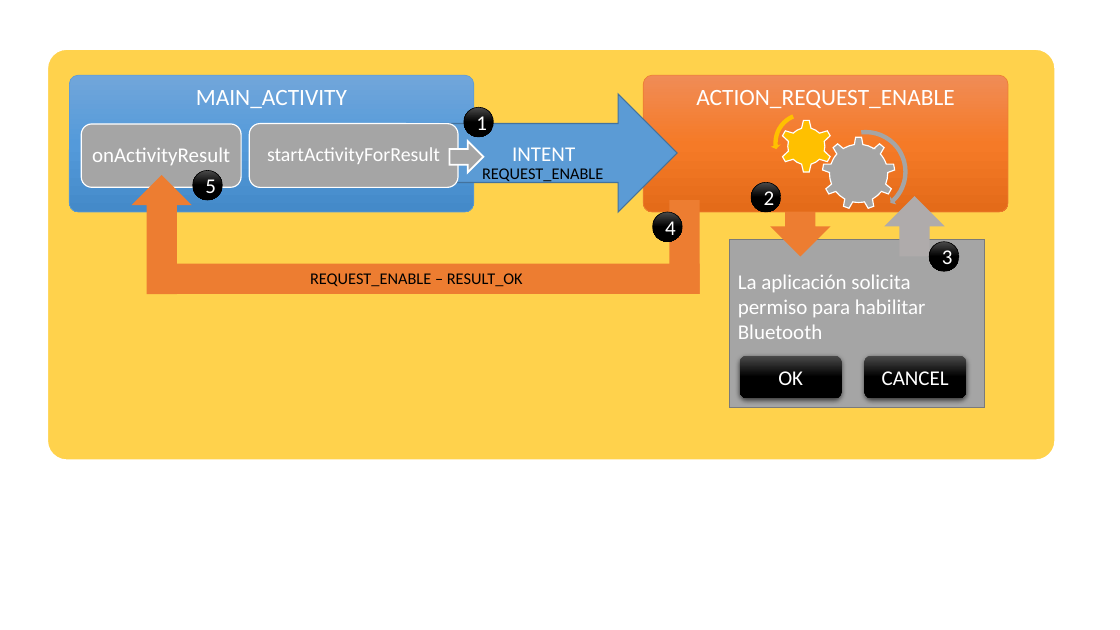
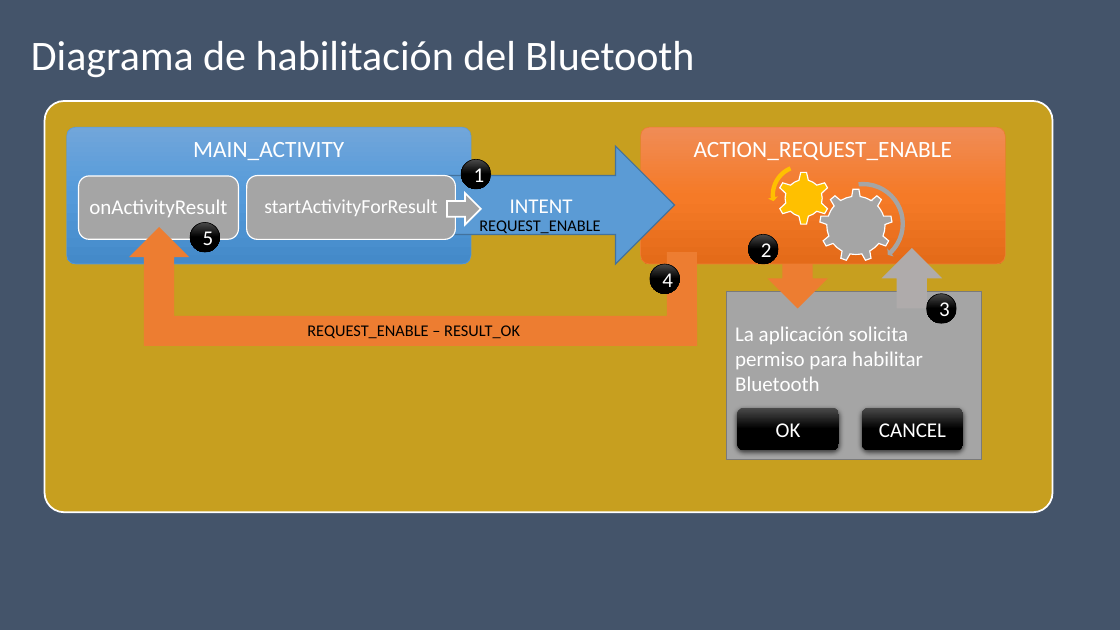
Before and after one commit to josecullen/android, a slide deck: slide 7 of Android Bluetooth.pptx (slide 5 before the commit). Drawn at 1120x630 pixels with LibreOffice and Linux fonts; fonts in the diff are those of the drawing. Boxes give left, top, right and bottom in pixels: in the first picture for what was removed or moved away, otherwise in the second. Text is boxed around its words. In the diff, an @@ line names an element or a change of style, - is before the commit and + after.

Commit message:
Se actualiza la PPT de bluetooth

```diff
--- a/Android Bluetooth.pptx
+++ b/Android Bluetooth.pptx
@@ background #FFFFFF to #44546A @@
@@ text added at (31,41,694,77), 36 pt, text #FFFFFF @@
+Diagrama de habilitación del Bluetooth
@@ 4 rounded rectangles, 3 texts, 2 ellipses, 2 rectangles, 2 right arrows, 2 gears, 1 down arrow, 1 circular arrow: place and size @@
-4 rounded rectangles, 3 texts, 2 ellipses, 2 rectangles, 2 right arrows, 2 gears, 1 down arrow, 1 circular arrow at (70,75,1008,294)
+4 rounded rectangles, 3 texts, 2 ellipses, 2 rectangles, 2 right arrows, 2 gears, 1 down arrow, 1 circular arrow at (66,127,1006,347)
@@ 3 ellipses, 1 right arrow, 1 rounded rectangle, 1 down arrow, 1 text, 1 left circular arrow: place and size @@
-3 ellipses, 1 right arrow, 1 rounded rectangle, 1 down arrow, 1 text, 1 left circular arrow at (47,49,1055,460)
+3 ellipses, 1 right arrow, 1 rounded rectangle, 1 down arrow, 1 text, 1 left circular arrow at (45,101,1053,513)
@@ rectangle "La aplicación solicita permiso para ...": place and size @@
-rectangle "La aplicación solicita permiso para ..." at (730,239,986,408)
+rectangle "La aplicación solicita permiso para ..." at (727,292,982,460)
@@ rounded rectangle "OK": place and size @@
-rounded rectangle "OK" at (740,355,842,398)
+rounded rectangle "OK" at (738,408,839,450)
@@ rounded rectangle "CANCEL": place and size @@
-rounded rectangle "CANCEL" at (865,355,966,398)
+rounded rectangle "CANCEL" at (862,408,964,450)
```
Also in this commit, not shown: 1 other slide changed, 8 slides added, 1 slide removed, 1 other file.
